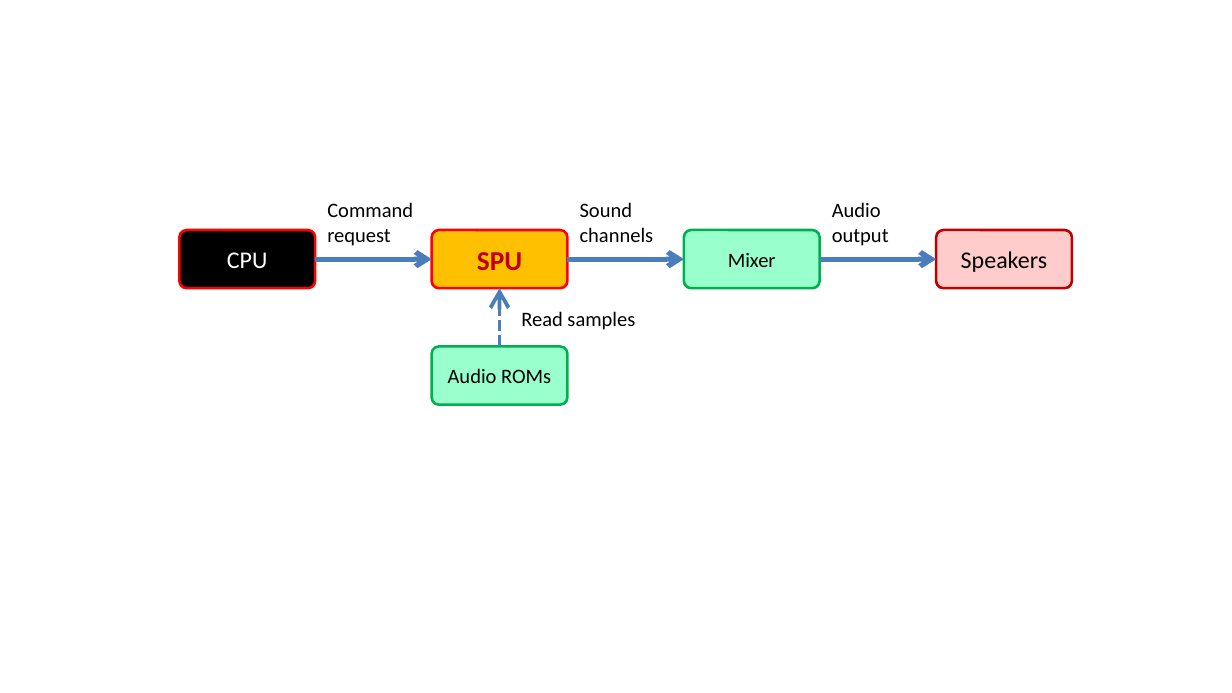
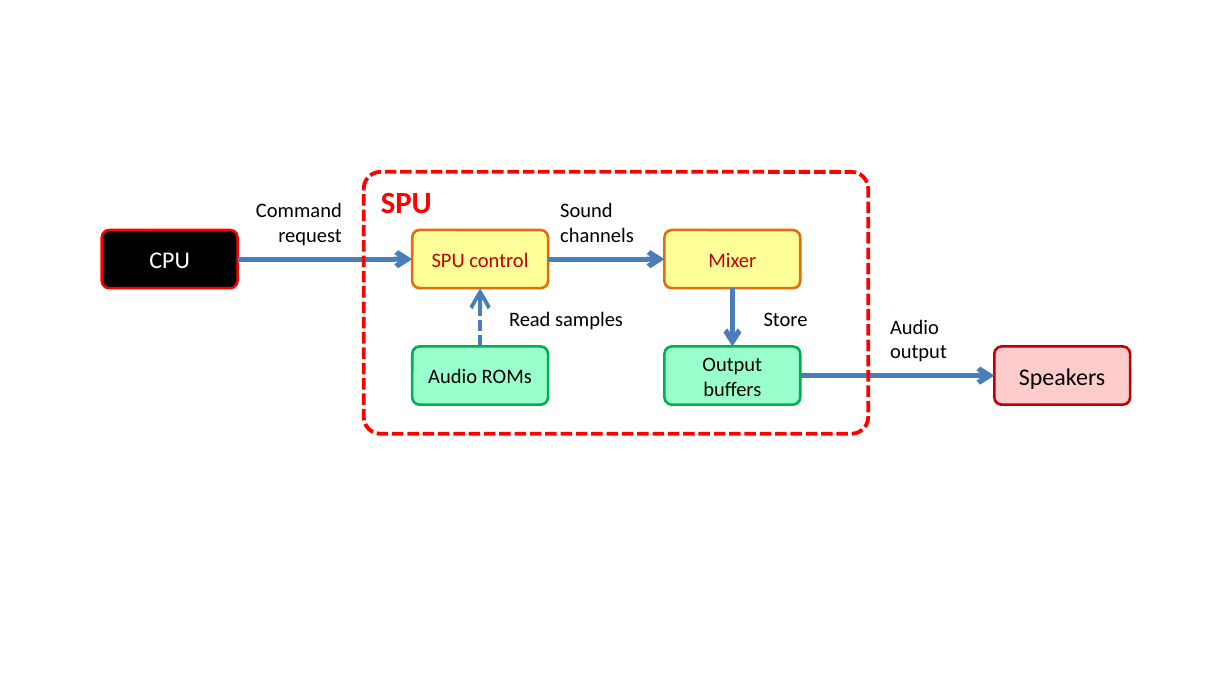
Before and after one commit to vircon32/Vircon32Documents, a slide deck: slide 2 of Specification/English/Editable source images/Images Spec Part 5 - SPU.pptx. Drawn at 1232x693 pixels with LibreOffice and Linux fonts; fonts in the diff are those of the drawing. Boxes give left, top, right and bottom in pixels: in the first picture for what was removed or moved away, otherwise in the second. Text is boxed around its words. In the diff, an @@ line names an element or a change of style, - is before the commit and + after.

```diff
--- a/Specification/English/Editable source images/Images Spec Part 5 - SPU.pptx
+++ b/Specification/English/Editable source images/Images Spec Part 5 - SPU.pptx
@@ rounded rectangle added at (363,172,867,435), outline #FF0000 2.25 pt dashed, 18 pt, text #FF0000, bold @@
+SPU
@@ text "Command request" at (256,202,342,246): alignment left to right @@
@@ text "Command request": place and size @@
-text "Command request" at (327,202,413,246)
+text "Command request" at (256,202,342,246)
@@ rounded rectangle "CPU": place and size @@
-rounded rectangle "CPU" at (180,230,315,288)
+rounded rectangle "CPU" at (102,230,238,288)
@@ 3 rounded rectangles, 2 texts, 2 arrows: place and size @@
-3 rounded rectangles, 2 texts, 2 arrows at (431,202,819,404)
+3 rounded rectangles, 2 texts, 2 arrows at (413,202,800,404)
@@ rounded rectangle "SPU control" at (413,230,548,288): fill #FFC000 to #FFFF99; outline #FF0000 1.5 pt to #E46C0A 1.5 pt @@
@@ rounded rectangle "Mixer" at (664,230,800,288): text colour #000000 to #C00000; fill #99FFCC to #FFFF99; outline #00B050 1.5 pt to #E46C0A 1.5 pt @@
@@ arrow moved from (315, 259) - (431, 259) to (238, 259) - (413, 259) @@
@@ text in rounded rectangle at (432,252,528,267): text changed; size 16 to 12 pt; bold off @@
-SPU
+SPU control
@@ text "Read samples" at (509,311,623,330): alignment left to right @@
@@ arrow added from (732, 288) to (732, 346), #4B7EBC 3 pt @@
@@ text added at (764,312,808,326), 12 pt, text #000000 @@
+Store
@@ text "Audio output": place and size @@
-text "Audio output" at (832,202,889,246)
+text "Audio output" at (890,319,947,362)
@@ rounded rectangle added at (664,346,800,404), fill #99FFCC, outline #00B050 1.5 pt, 12 pt, text #000000 @@
+Output buffers
@@ rounded rectangle "Speakers": place and size @@
-rounded rectangle "Speakers" at (936,230,1072,288)
+rounded rectangle "Speakers" at (994,346,1130,404)
@@ arrow moved from (819, 259) - (936, 259) to (801, 376) - (994, 376) @@
```
Also in this commit, not shown: 1 other slide changed, 8 other files.
